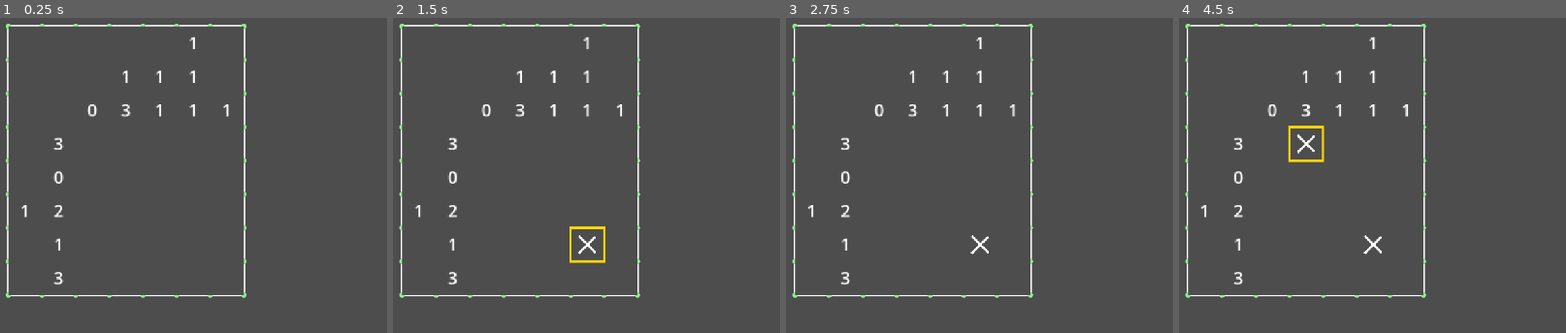
Above: before the commit, frames 1-4 (left to right).
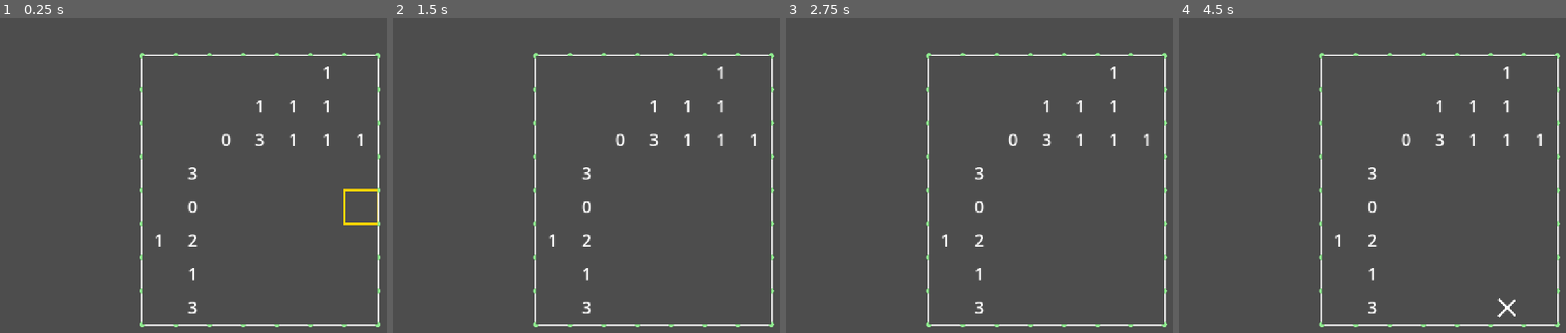
Above: after the commit, the same moments.

Repository: kennethbchen/Medical-Malpicross-Game
Game: Godot game, scene res://scenes/game.tscn
The game is run twice, just before and just after one commit, with the same random seed, the same clock (stepped at 60 frames per second) and the same inputs.
Inputs (mouse positions are in pixels of both pictures, inside the frame that each line leads up to):
- Up to frame 1 (0.25 s): no input
- Up to frame 2 (1.5 s): move the mouse to (outside the picture) at 0.52 s; press the mouse at (outside the picture) at 0.53 s; move the mouse to (601, 232) at 1.27 s; release the mouse at (601, 232) at 1.28 s; right-click (601, 232) at 1.35 s
- Up to frame 3 (2.75 s): move the mouse to (outside the picture) at 2.02 s; press the mouse at (outside the picture) at 2.03 s
- Up to frame 4 (4.5 s): tap Enter at 2.75, 4.25 s; move the mouse to (1504, 298) at 2.77 s; release the mouse at (1504, 298) at 2.78 s; right-click (1504, 298) at 2.85 s; tap Space at 3.5 s; move the mouse to (outside the picture) at 3.52 s; press the mouse at (outside the picture) at 3.53 s; move the mouse to (1310, 144) at 4.27 s; release the mouse at (1310, 144) at 4.28 s; right-click (1310, 144) at 4.35 s

The runs differ from the first frame. In frame 1, 4.7% of the frame differs, in the area x 1-99%, y 1-99%; in frame 2, 4.9%; in frame 3, 4.6%; in frame 4, 5.2%.

Commit message:
Renamed game to puzzle_controller and moved script to non-root node

Diff:
--- a/scenes/game.tscn
+++ b/scenes/game.tscn
@@ -1,6 +1,6 @@
 [gd_scene load_steps=9 format=3 uid="uid://hwsx8i5h37ma"]
 
-[ext_resource type="Script" uid="uid://clnv3gpmlj01o" path="res://scripts/game.gd" id="1_yqjtg"]
+[ext_resource type="Script" uid="uid://clnv3gpmlj01o" path="res://scripts/puzzle_controller.gd" id="1_yqjtg"]
 [ext_resource type="Script" uid="uid://cgaenjwmwl4gl" path="res://scripts/simulation/flesh_sim.gd" id="2_u5sy4"]
 [ext_resource type="Script" uid="uid://1kiapugm7kgr" path="res://scripts/util/debug_commands.gd" id="3_lnu2h"]
 [ext_resource type="Script" uid="uid://s5lgnr5qn5q2" path="res://scripts/resources/grid_mesh.gd" id="4_lbhrr"]
@@ -9,37 +9,40 @@
 [ext_resource type="Script" uid="uid://dih8wwvotb5tk" path="res://scripts/puzzle_drawer.gd" id="7_u5sy4"]
 
 [sub_resource type="ViewportTexture" id="ViewportTexture_iywne"]
-viewport_path = NodePath("PuzzleViewport")
+viewport_path = NodePath("PuzzleController/PuzzleViewport")
 
 [node name="Game" type="Node2D"]
+
+[node name="PuzzleController" type="Node2D" parent="."]
+position = Vector2(199, 44)
 script = ExtResource("1_yqjtg")
 
-[node name="FleshSim" type="Node2D" parent="."]
+[node name="FleshSim" type="Node2D" parent="PuzzleController"]
 script = ExtResource("2_u5sy4")
 draw_sim = true
 metadata/_edit_group_ = true
 
-[node name="DebugCommands" type="Node" parent="."]
+[node name="DebugCommands" type="Node" parent="PuzzleController"]
 script = ExtResource("3_lnu2h")
 
-[node name="GridMesh2D" type="MeshInstance2D" parent="."]
+[node name="GridMesh2D" type="MeshInstance2D" parent="PuzzleController"]
 texture = SubResource("ViewportTexture_iywne")
 script = ExtResource("4_lbhrr")
 metadata/_custom_type_script = ExtResource("4_lbhrr")
 
-[node name="PuzzleViewport" type="SubViewport" parent="."]
+[node name="PuzzleViewport" type="SubViewport" parent="PuzzleController"]
 disable_3d = true
 handle_input_locally = false
 size = Vector2i(96, 101)
 script = ExtResource("5_p57ef")
 
-[node name="PuzzleDrawer" type="Control" parent="PuzzleViewport"]
+[node name="PuzzleDrawer" type="Control" parent="PuzzleController/PuzzleViewport"]
 top_level = true
 layout_mode = 3
 anchors_preset = 0
 script = ExtResource("7_u5sy4")
 
-[node name="Cursor" type="Control" parent="PuzzleViewport"]
+[node name="Cursor" type="Control" parent="PuzzleController/PuzzleViewport"]
 top_level = true
 layout_mode = 3
 anchors_preset = 0
@@ -47,7 +50,7 @@
 offset_bottom = 40.0
 script = ExtResource("6_p57ef")
 
-[node name="PuzzleUIContainer" type="Control" parent="PuzzleViewport"]
+[node name="PuzzleUIContainer" type="Control" parent="PuzzleController/PuzzleViewport"]
 layout_mode = 3
 anchors_preset = 0
 offset_right = 128.0
--- a/scripts/game.gd
+++ b/scripts/puzzle_controller.gd
@@ -98,7 +98,7 @@
 
 	for row in input_quads.size():
 		for col in input_quads[row].size():
-			if input_quads[row][col].contains_point(get_global_mouse_position()):
+			if input_quads[row][col].contains_point(get_global_mouse_position() - global_position):
 				return Vector2i(row, col)
 
 	return Vector2i(-1, -1)
Renamed: scripts/game.gd.uid -> scripts/puzzle_controller.gd.uid
